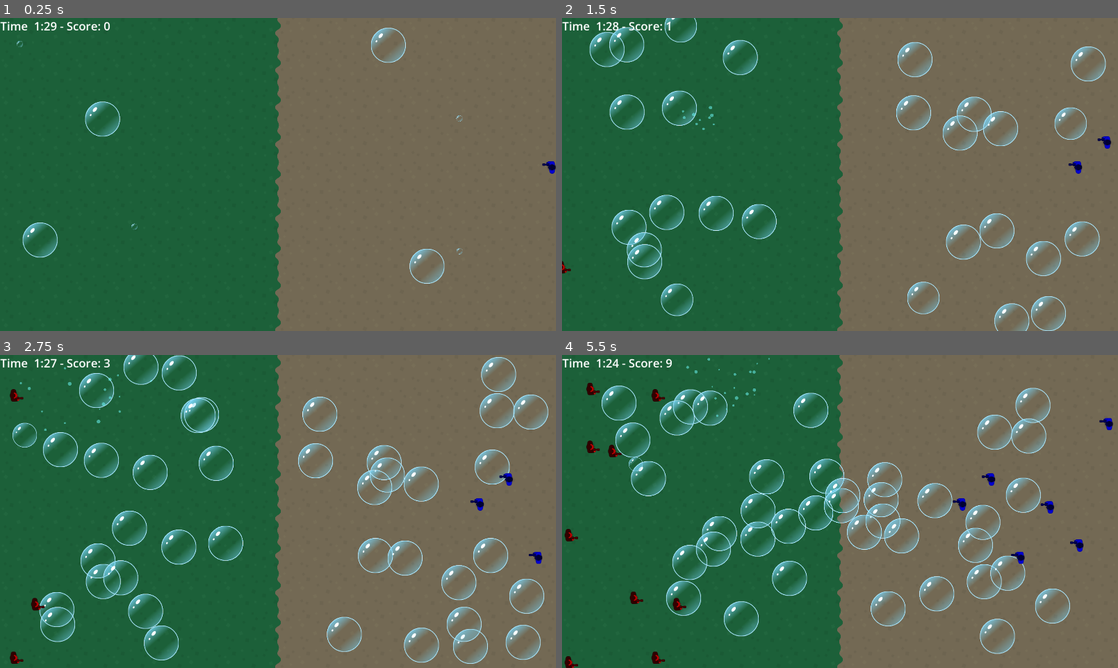
Above: before the commit, frames 1-4 (two rows, left to right).
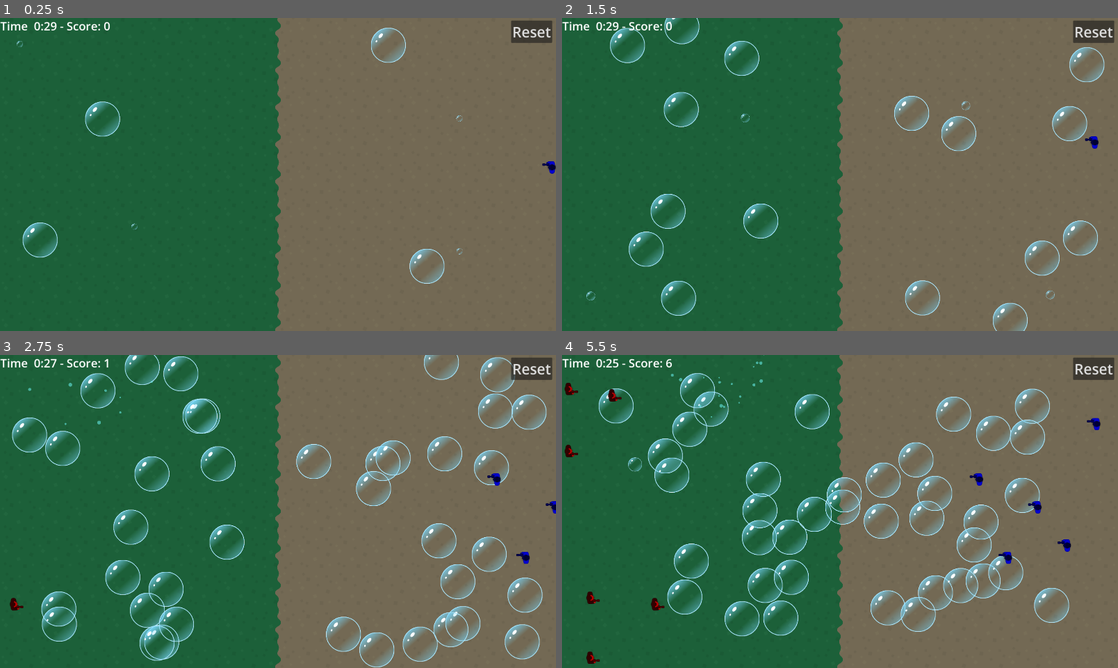
Above: after the commit, the same moments.

Repository: pkasprzyk/ggj2025
Game: Godot game, scene res://main.tscn
Same seed, same stepped clock (60 frames per second), same inputs: the game is played once before the commit and once after it.
Inputs (mouse positions are in pixels of both pictures, inside the frame that each line leads up to):
- Up to frame 1 (0.25 s): no input
- Up to frame 2 (1.5 s): click (1095, 30) at 0.5 s, where only the run after the commit has a clickable "Reset"; move the mouse to (695, 127) at 1.27 s; click (695, 127) at 1.42 s
- Up to frame 3 (2.75 s): move the mouse to (55, 386) at 2.02 s; click (55, 386) at 2.17 s
- Up to frame 4 (5.5 s): move the mouse to (662, 461) at 2.77 s; click (662, 461) at 2.92 s; move the mouse to (734, 486) at 3.52 s; click (734, 486) at 3.67 s; move the mouse to (789, 445) at 4.27 s; click (789, 445) at 4.42 s; move the mouse to (734, 386) at 5.02 s; click (734, 386) at 5.17 s

The runs differ from the first frame. In frame 1, 0.5% of the frame differs, in the area x 6-100%, y 0-8%; in frame 2, 6.0%; in frame 3, 10%; in frame 4, 12%, in the area x 0-100%, y 0-100%.

Commit message:
reset button

Diff:
--- a/game_state.gd
+++ b/game_state.gd
@@ -3,9 +3,10 @@
 
 # global singleton GAME_STATE
 
+const MATCH_TIME = 0.5 * 60.0
 
 @onready var score: int = 0
-var timer := 1.5 * 60.0
+var timer := MATCH_TIME
 
 var hud: Hud
 var player_left_base: UnitBase
@@ -51,6 +52,10 @@
 
 		hud.game_ended()
 
+func reset():
+	get_tree().paused = false
+	get_tree().change_scene_to_file("res://main.tscn")
+	timer = MATCH_TIME
 
 func bubble_popped() -> void:
 	increment_score(1)
--- a/hud/hud.gd
+++ b/hud/hud.gd
@@ -9,3 +9,7 @@
 
 func game_ended() -> void:
 	score_label.text += "\n GAME OVER"
+
+
+func _on_button_pressed() -> void:
+	GAME_STATE.reset()
--- a/hud/hud.tscn
+++ b/hud/hud.tscn
@@ -3,6 +3,7 @@
 [ext_resource type="Script" path="res://hud/hud.gd" id="1_n3j1n"]
 
 [node name="HUD" type="Control"]
+process_mode = 3
 layout_mode = 3
 anchors_preset = 0
 offset_left = 1.0
@@ -22,3 +23,19 @@
 offset_bottom = 88.0
 grow_horizontal = 2
 theme_override_font_sizes/font_size = 40
+text = "Time: q3434 Score: qweqw"
+
+[node name="Button" type="Button" parent="."]
+layout_mode = 1
+anchors_preset = 1
+anchor_left = 1.0
+anchor_right = 1.0
+offset_left = -154.0
+offset_top = 8.0
+offset_right = -12.0
+offset_bottom = 85.0
+grow_horizontal = 0
+theme_override_font_sizes/font_size = 50
+text = "Reset"
+
+[connection signal="pressed" from="Button" to="." method="_on_button_pressed"]
